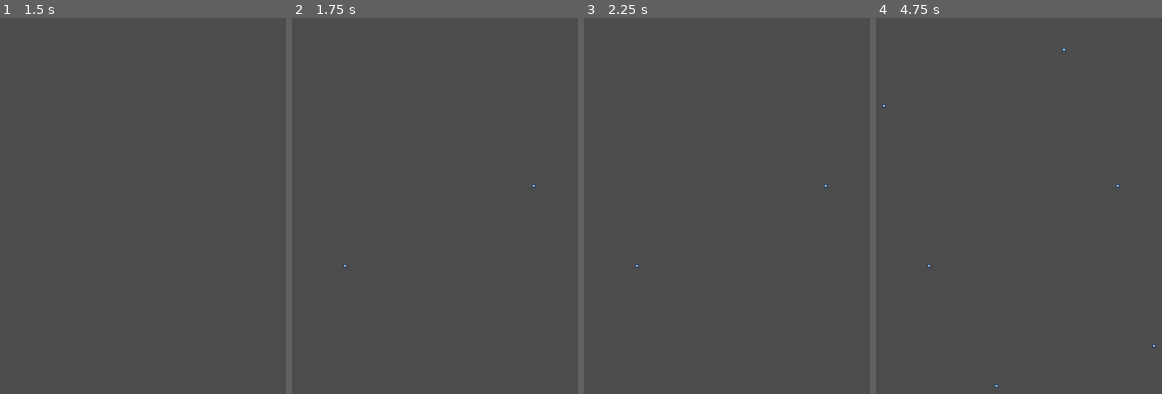
Above: before the commit, frames 1-4 (left to right).
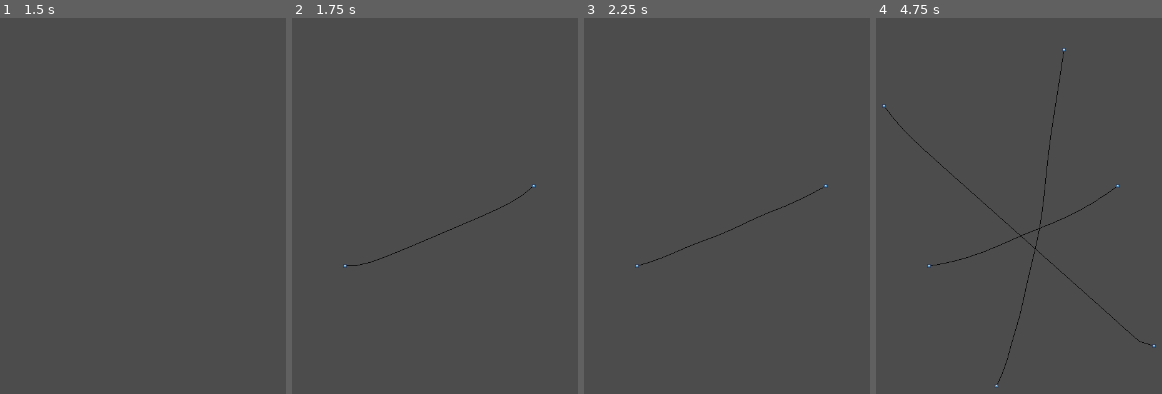
Above: after the commit, the same moments.

Repository: tom288/snake-toaster
Game: Godot game, scene res://Level.tscn
Two runs of this game, one before a commit and one after it. Both use one fixed random seed, a clock stepped at 60 frames per second and the inputs below. The engine's default icon, where the game draws it, is replaced by a stand-in: a white triangle on a blue panel in a dark square.
Inputs (mouse positions are in pixels of both pictures, inside the frame that each line leads up to):
- Up to frame 1 (1.5 s): tap Enter at 0.5 s; move the mouse to (243, 187) at 0.52 s; click (243, 187) at 0.67 s; tap Space at 1.25 s; move the mouse to (54, 266) at 1.27 s; click (54, 266) at 1.42 s
- Up to frame 2 (1.75 s): no input
- Up to frame 3 (2.25 s): move the mouse to (772, 51) at 2.02 s; click (772, 51) at 2.17 s
- Up to frame 4 (4.75 s): move the mouse to (996, 386) at 2.77 s; click (996, 386) at 2.92 s; move the mouse to (1153, 345) at 3.52 s; click (1153, 345) at 3.67 s; move the mouse to (884, 104) at 4.27 s; click (884, 104) at 4.42 s

Frame 1 is identical in both runs. In frame 2, 0.1% of the frame differs, in the area x 19-84%, y 44-66%; in frame 3, 0.1%; in frame 4, 0.6%, in the area x 3-96%, y 9-98%.

Commit message:
Draw lines

Diff:
--- a/Parts/Rope.tscn
+++ b/Parts/Rope.tscn
@@ -3,7 +3,7 @@
 [ext_resource path="res://Scripts/Rope.gd" type="Script" id=1]
 [ext_resource path="res://Parts/RopeEndPiece.tscn" type="PackedScene" id=2]
 
-[node name="Rope" type="Node"]
+[node name="Rope" type="Node2D"]
 script = ExtResource( 1 )
 
 [node name="StartPiece" parent="." instance=ExtResource( 2 )]
--- a/Scripts/Rope.gd
+++ b/Scripts/Rope.gd
@@ -1,4 +1,4 @@
-extends Node
+extends CanvasItem
 
 const rope_piece_tscn = preload("res://Parts/RopePiece.tscn")
 const piece_length = 16
@@ -6,14 +6,23 @@
 
 onready var rope_start_piece = $StartPiece
 onready var rope_end_piece = $EndPiece
+onready var rope_start_joint = $StartPiece/CollisionShape2D/PinJoint2D
+onready var rope_end_joint = $EndPiece/CollisionShape2D/PinJoint2D
 
 var rope_parts = []
+var rope_points: PoolVector2Array = []
+
+func _process(_delta):
+	get_rope_points()
+	if !rope_points.empty():
+		update()
+
 
 func spawn_rope(start_pos: Vector2, end_pos: Vector2):
 	rope_start_piece.global_position = start_pos
 	rope_end_piece.global_position = end_pos
-	start_pos = rope_start_piece.get_node("CollisionShape2D/PinJoint2D").global_position
-	end_pos = rope_end_piece.get_node("CollisionShape2D/PinJoint2D").global_position
+	start_pos = rope_start_joint.global_position
+	end_pos = rope_end_joint.global_position
 
 	var distance = start_pos.distance_to(end_pos)
 	var pieces_amount = round(distance / piece_length)
@@ -32,8 +41,8 @@
 		if joint_pos.distance_to(end_pos) < rope_close_tolerance:
 			break
 
-	rope_end_piece.get_node("CollisionShape2D/PinJoint2D").node_a = rope_end_piece.get_path()
-	rope_end_piece.get_node("CollisionShape2D/PinJoint2D").node_b = rope_parts[-1].get_path()
+	rope_end_joint.node_a = rope_end_piece.get_path()
+	rope_end_joint.node_b = rope_parts[-1].get_path()
 
 func add_piece(parent: Object, id: int, spawn_angle: float) -> Object:
 	var joint : PinJoint2D = parent.get_node("CollisionShape2D/PinJoint2D") as PinJoint2D
@@ -46,3 +55,13 @@
 	joint.node_a = parent.get_path()
 	joint.node_b = piece.get_path()
 	return piece
+
+func get_rope_points():
+	rope_points = []
+	rope_points.append(rope_start_joint.global_position)
+	for r in rope_parts:
+		rope_points.append(r.global_position)
+	rope_points.append(rope_end_joint.global_position)
+
+func _draw():
+	draw_polyline(rope_points, Color.black)
